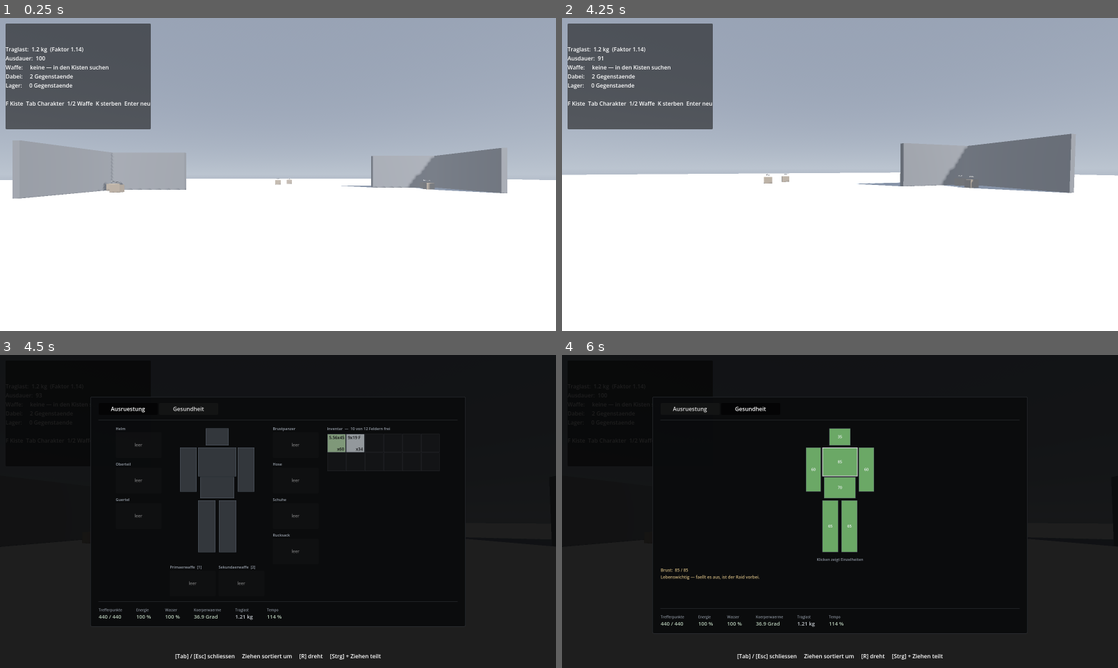
Above: before the commit, frames 1-4 (two rows, left to right).
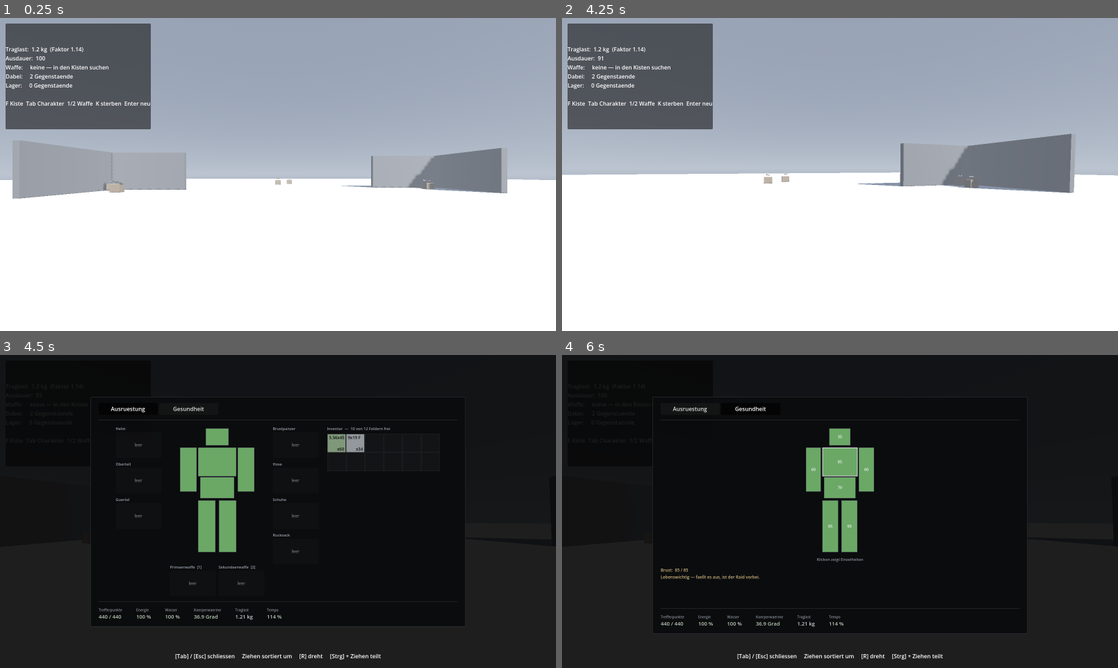
Above: after the commit, the same moments.

Repository: Saturn-Owner/Extraction-Shooter
Game: Godot game, scene res://scenes/levels/raid_eisstadt.tscn
Same seed, same stepped clock (60 frames per second), same inputs: the game is played once before the commit and once after it.
Inputs (mouse positions are in pixels of both pictures, inside the frame that each line leads up to):
- Up to frame 1 (0.25 s): no input
- Up to frame 2 (4.25 s): tap Enter at 0.5 s; move the mouse to (867, 174) at 0.52 s; hold Ctrl (crouch) 0.53-1.28 s; hold W (move_forward) from 0.53 s (still down); click (867, 174) at 0.67 s; tap Space (jump) at 0.77, 1.52, 3.02, 3.77 s; move the mouse to (812, 174) at 1.27 s; click (812, 174) at 1.35 s; move the mouse to (851, 168) at 2.02 s; tap B (fire_mode) at 2.1 s; move the mouse to (834, 180) at 2.77 s; tap Shift (sprint) at 2.85 s; click (834, 180) at 2.92 s; move the mouse to (878, 177) at 3.52 s; tap F at 3.6 s
- Up to frame 3 (4.5 s): keep holding W (move_forward); move the mouse to (233, 508) at 4.27 s; tap Tab at 4.35 s
- Up to frame 4 (6 s): tap Space (jump) at 4.52 s; release W (move_forward) at 5 s; click "Ausruestung" at 5 s; click "Gesundheit" at 5.75 s

Frames 1-2 are identical in both runs. In frame 3, 3.1% of the frame differs, in the area x 32-46%, y 23-63%; in frame 4, nothing differs.

Commit message:
Figur in beiden Reitern gleich eingefaerbt
Unter "Ausruestung" war die Figur neutral grau, unter "Gesundheit" nach
Zustand von Gruen bis Rot. Jetzt ueberall nach Zustand.

Die graue Fassung sollte beim Anziehen nicht ablenken. Sie kostete aber
genau die Information, nach der man greift, bevor man wieder rausgeht:
wie es einem geht. Wer im Ausruestungsreiter steht, sieht jetzt auf einen
Blick, dass ein Bein rot ist - ohne erst umzuschalten.

Der Unterschied zwischen den Reitern bleibt und liegt jetzt bei der
Information statt bei der Farbe: Trefferpunkte im Koerperteil,
Auswahlrahmen und Zustandstext gibt es weiterhin nur unter "Gesundheit".

COLOR_NEUTRAL wird nirgends mehr gebraucht und ist raus - eine Konstante,
die niemand mehr liest, ist spaeter nur eine falsche Faehrte.

Nachgesehen mit tools/capture_ui.gd: gruene Figur im Ausruestungsreiter,
keine Zahlen darin.

Co-Authored-By: Claude Opus 4.8 <noreply@anthropic.com>

Diff:
--- a/scripts/ui/character_window.gd
+++ b/scripts/ui/character_window.gd
@@ -12,10 +12,10 @@
 ## und Rucksack gehören zusammen — wer im Raid nachsieht, was er dabeihat,
 ## will meist auch wissen, wie es ihm geht.
 ##
-## Beide Reiter zeigen DIESELBE Figur, nur unterschiedlich eingefärbt:
-## unter "Ausrüstung" neutral grau, unter "Gesundheit" nach Zustand von Grün
-## bis Rot. Eine Zeichenroutine, zwei Bedeutungen — und der Spieler sieht
-## sofort, dass es derselbe Körper ist.
+## Beide Reiter zeigen DIESELBE Figur, gleich eingefärbt: nach Zustand von
+## Grün bis Rot. Der Gesundheitsreiter zeigt zusätzlich die Trefferpunkte in
+## jedem Körperteil, den Auswahlrahmen und den Zustandstext darunter —
+## derselbe Körper, einmal auf einen Blick und einmal mit Einzelheiten.
 ##
 ## Die Figur ist selbst gezeichnet, kein 3D-Modell: Sieben Flächen genügen,
 ## um Kopf, Rumpf, Arme und Beine zu unterscheiden. Ein richtiges Modell
@@ -30,7 +30,6 @@
 const COLOR_HURT := Color(0.80, 0.70, 0.30)
 const COLOR_CRITICAL := Color(0.78, 0.30, 0.24)
 const COLOR_DESTROYED := Color(0.10, 0.10, 0.11)
-const COLOR_NEUTRAL := Color(0.20, 0.215, 0.235)
 const COLOR_OUTLINE := Color(0.33, 0.36, 0.40)
 const COLOR_SELECTED := Color(0.85, 0.86, 0.88)
 
@@ -366,14 +365,16 @@
 		var rect := _rect_for(part)
 		var ratio := player.health.get_ratio(part)
 
-		# Unter "Ausruestung" neutral, unter "Gesundheit" nach Zustand.
-		# Ein zerstoertes Glied bleibt aber IMMER schwarz — das ist zu
-		# wichtig, um es hinter einem Reiter zu verstecken.
-		var fill := COLOR_NEUTRAL
-		if show_health or ratio <= 0.0:
-			fill = _color_for(ratio)
-		_figure.draw_rect(rect, fill)
-
+		# In BEIDEN Reitern nach Zustand eingefaerbt.
+		#
+		# Unter "Ausruestung" war die Figur frueher neutral grau, um nicht vom
+		# Anziehen abzulenken. Das kostete aber genau die Information, nach der
+		# man greift, bevor man wieder rausgeht: wie es einem geht.
+		_figure.draw_rect(rect, _color_for(ratio))
+
+		# Zahlen und Auswahlrahmen bleiben dem Gesundheitsreiter vorbehalten —
+		# das ist der Unterschied zwischen "wie geht es mir" auf einen Blick
+		# und den Einzelheiten.
 		var selected: bool = show_health and part == _selected
 		_figure.draw_rect(rect, COLOR_SELECTED if selected else COLOR_OUTLINE,
 			false, 2.0 if selected else 1.0)
